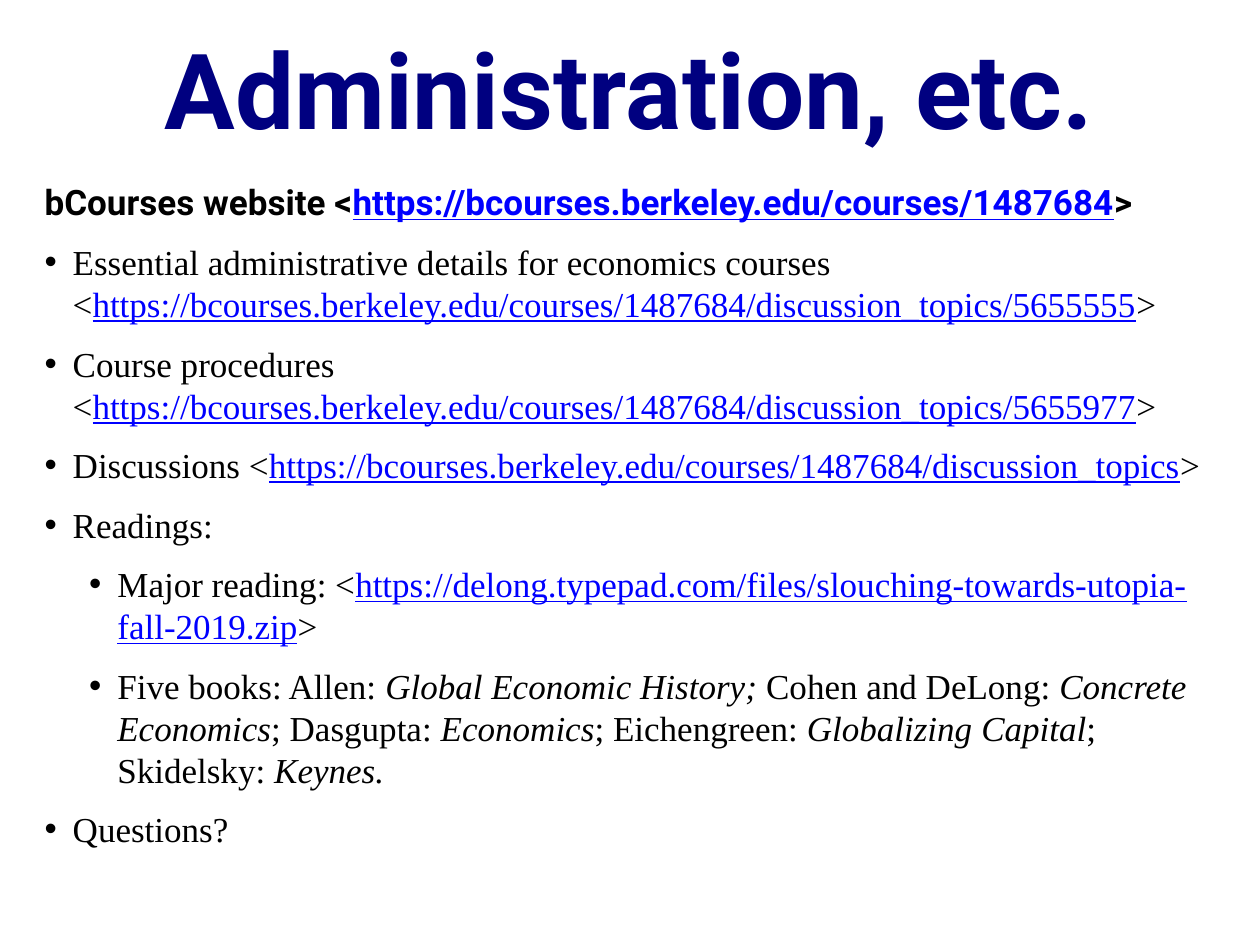
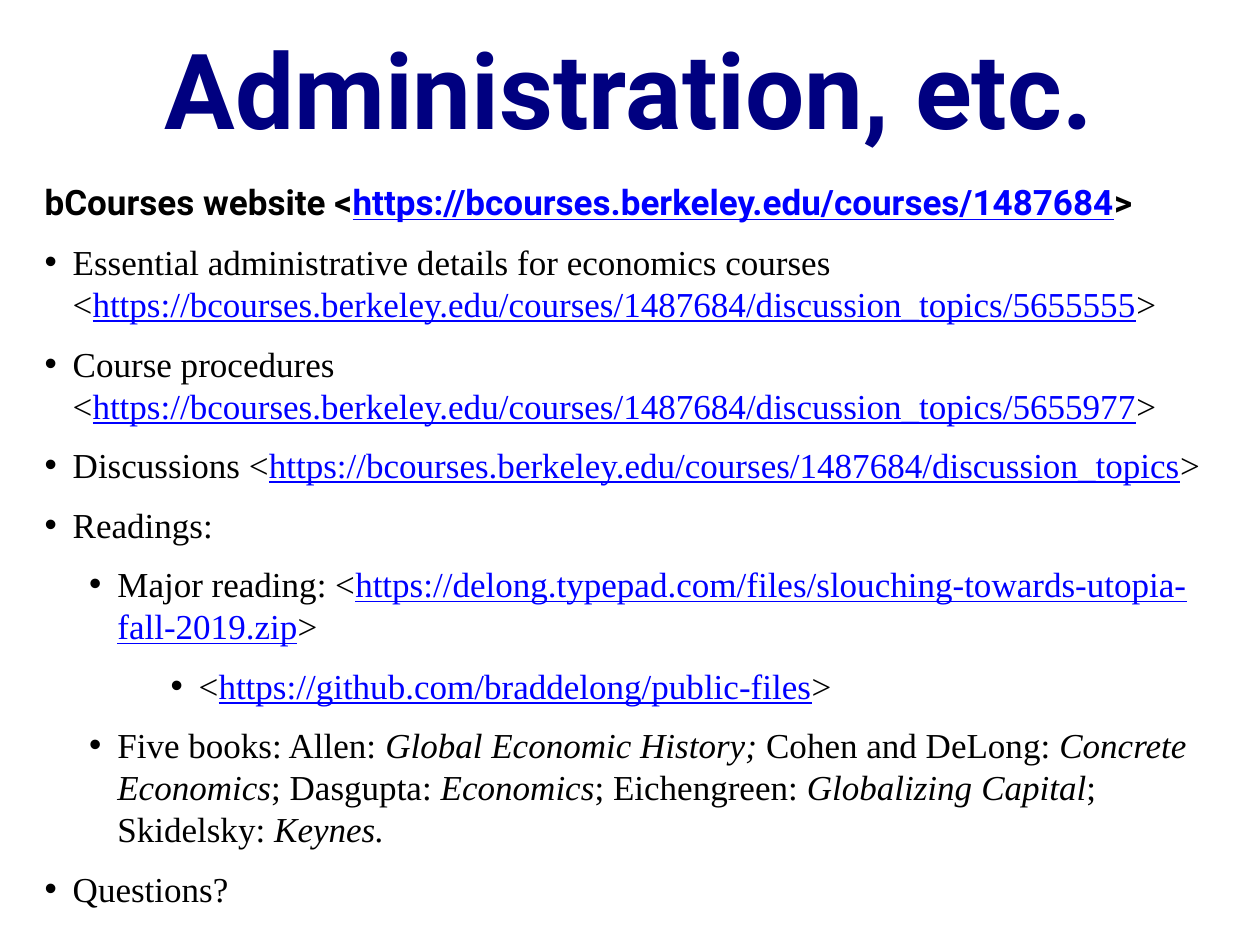
Before and after one commit to DavidLJ/public-files, a slide deck: slide 5 of econ-115-lecture-2.pptx (slide 4 before the commit). Drawn at 1260x945 pixels with LibreOffice and Linux fonts; fonts in the diff are those of the drawing. Boxes give left, top, right and bottom in pixels: in the first picture for what was removed or moved away, otherwise in the second. Text is boxed around its words. In the diff, an @@ line names an element or a change of style, - is before the commit and + after.

```diff
--- a/econ-115-lecture-2.pptx
+++ b/econ-115-lecture-2.pptx
@@ text at (199, 674, 832, 706): paragraph added @@
+    • <https://github.com/braddelong/public-files>
```
Also in this commit, not shown: 1 slide added.
